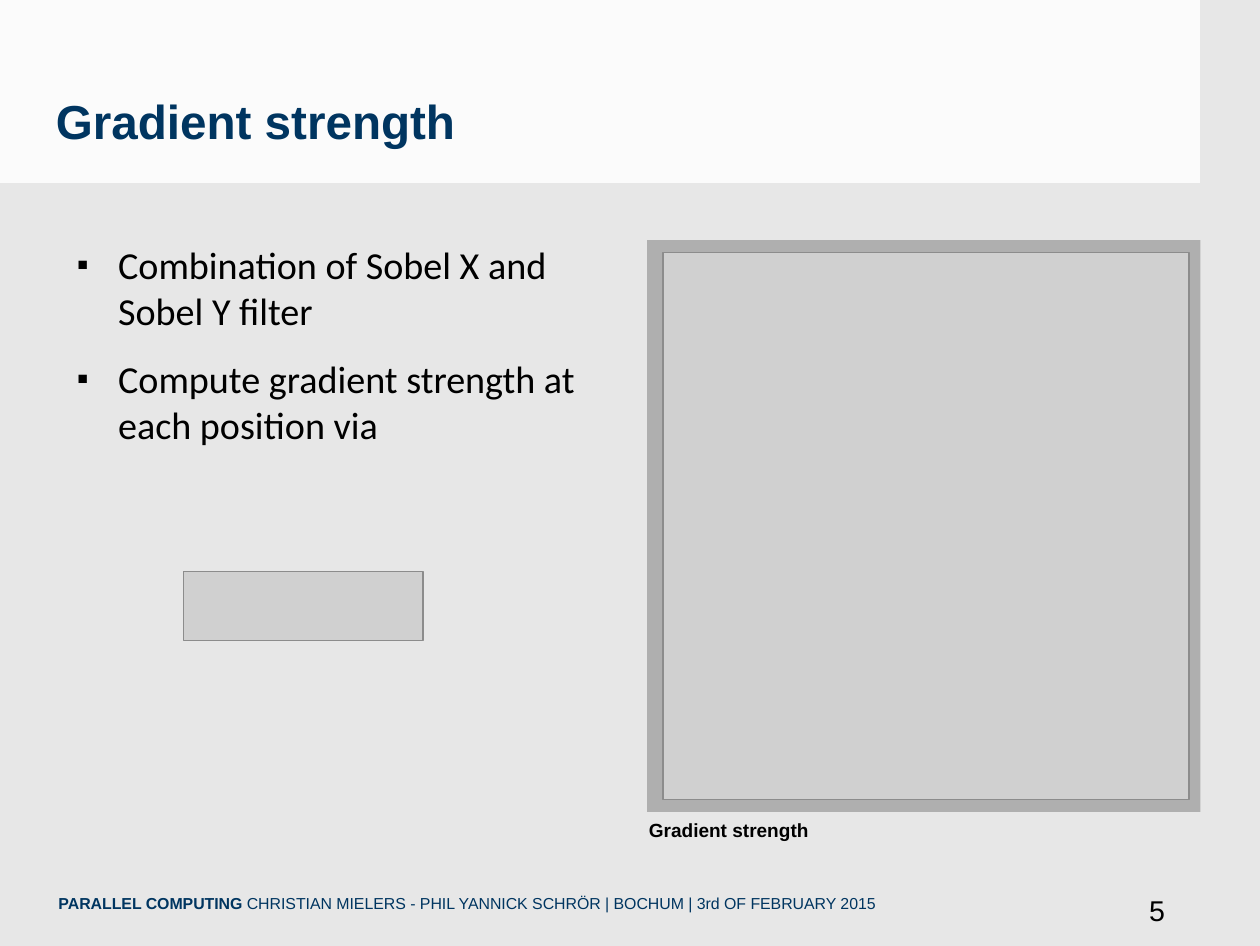
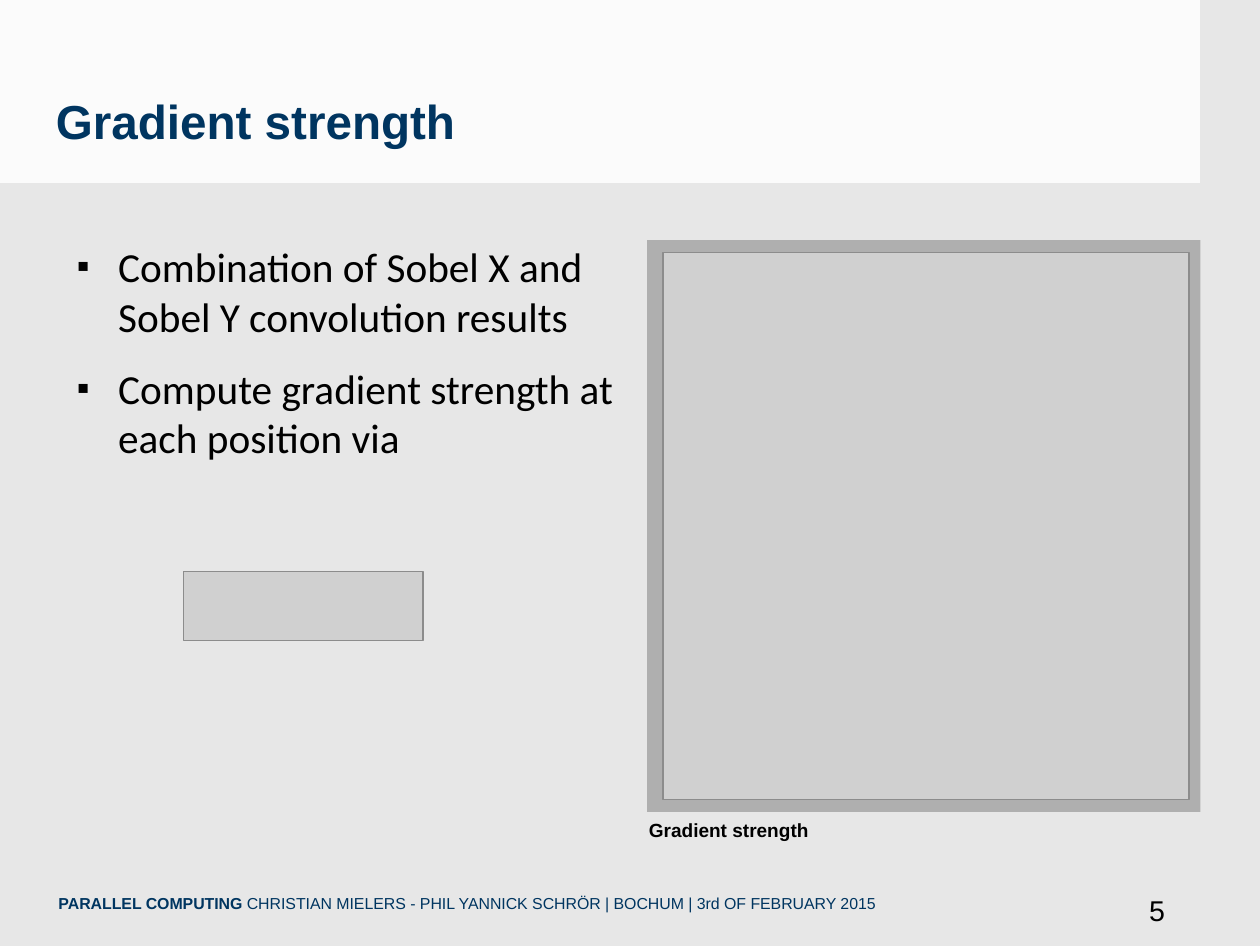
Before and after one commit to chris-code/cudaHough, a slide deck: slide 5 of Präsentation/PCSlides.odp. Drawn at 1260x946 pixels with LibreOffice and Linux fonts; fonts in the diff are those of the drawing; grey boxes stand for pictures; background and template pictures are left out. Boxes give left, top, right and bottom in pixels: in the first picture for what was removed or moved away, otherwise in the second. Text is boxed around its words. In the diff, an @@ line names an element or a change of style, - is before the commit and + after.

```diff
--- a/Präsentation/PCSlides.odp
+++ b/Präsentation/PCSlides.odp
@@ text at (x1=118, y1=253, x2=582, y2=333): text changed; size 24 to 26 pt @@
-■ Combination of Sobel X and Sobel Y filter
+■ Combination of Sobel X and Sobel Y convolution results
@@ text at (x1=118, y1=375, x2=613, y2=460): size 24 to 26 pt in "Compute gradient strength at each position via" @@
```
Also in this commit, not shown: 1 other slide changed, 3 slides added, 12 other files.
